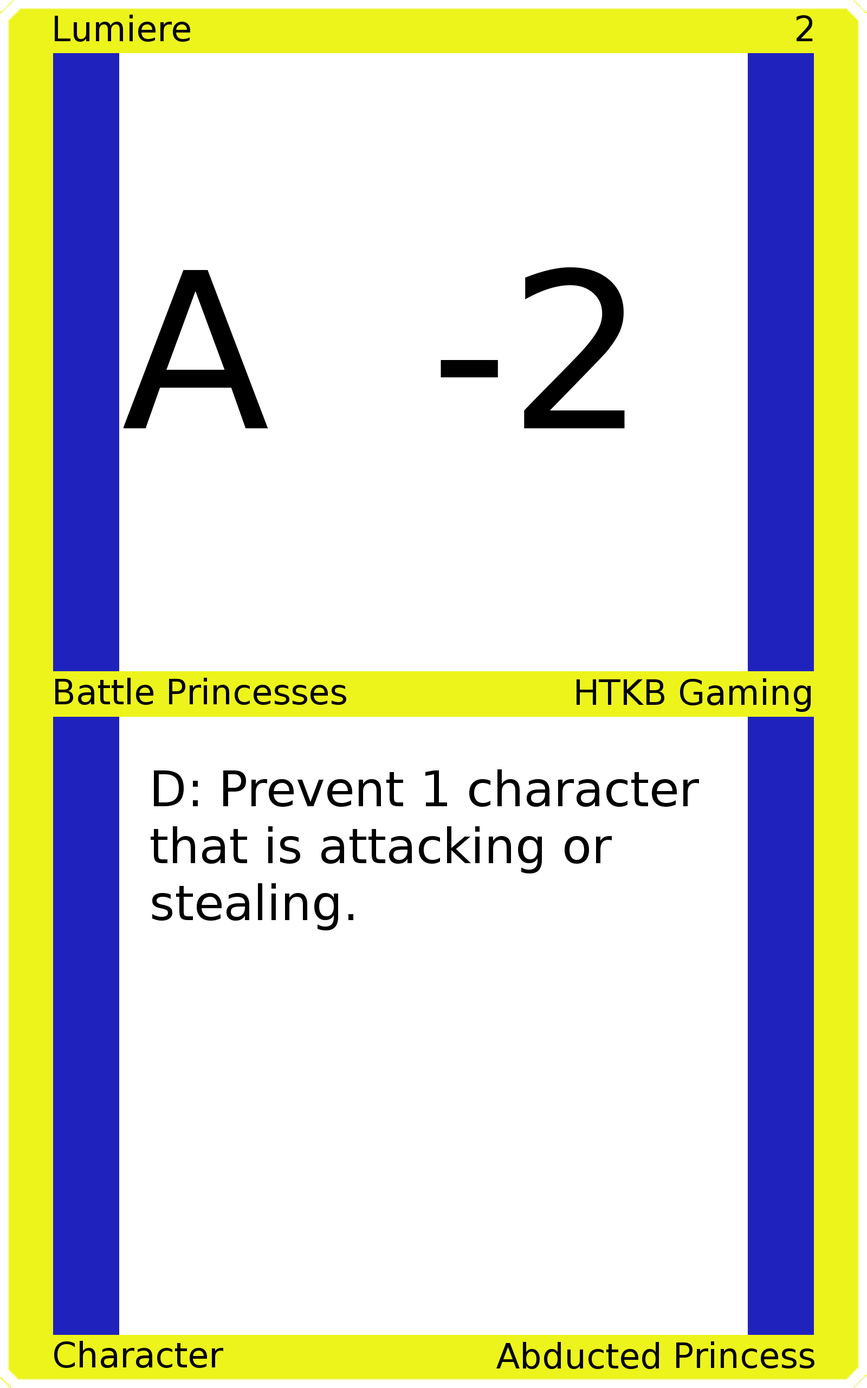
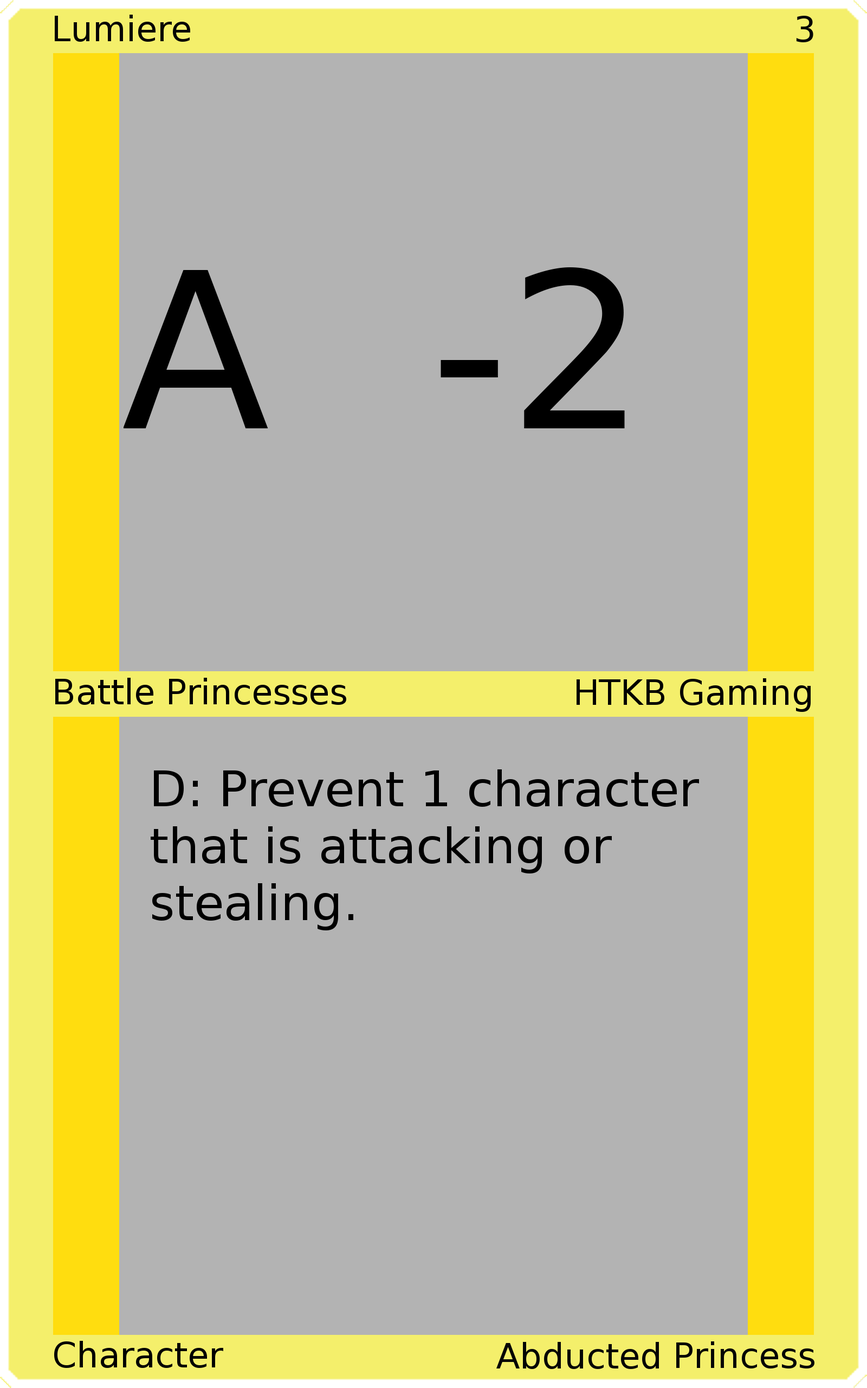
Revision of a layered 867 x 1388 image; what changed, layer by layer:
painted on "Upper Right" over 796, 15, 814, 43
painted on "Border" over 0, 0, 867, 1388
painted on "Top Background" over 119, 52, 748, 673
painted on "Bottom Background" over 119, 715, 748, 1336
painted on "Background" over 35, 35, 832, 1352
